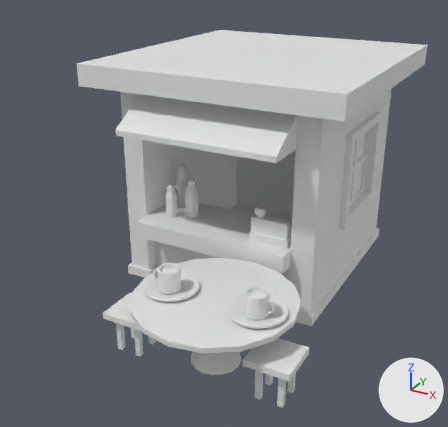
Two versions of the Blender file RAW/blender/blender_practice_2.blend, one commit apart.
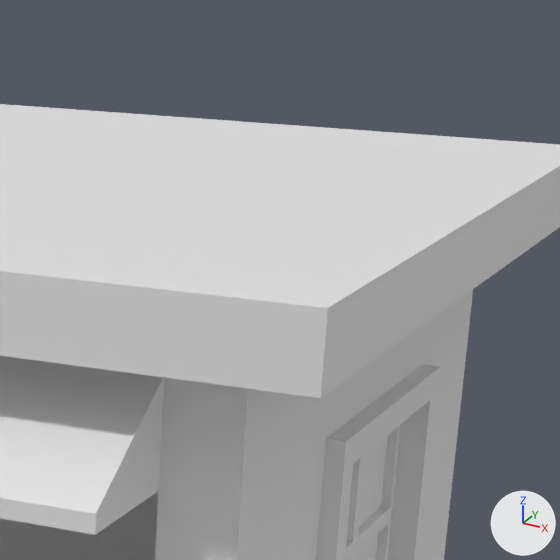
The first picture shows the older version from a 50 mm camera at (5.71, -5.71, 3.22) aimed at (3.06, -0.9, 0.81). The close-ups show both versions on the part from 55% to 93% of the width and 0% to 40% of the height of that picture; other places that the commit changed are outside them. The axes (+X, +Y, +Z) are drawn at lower right. The lights are the same throughout.
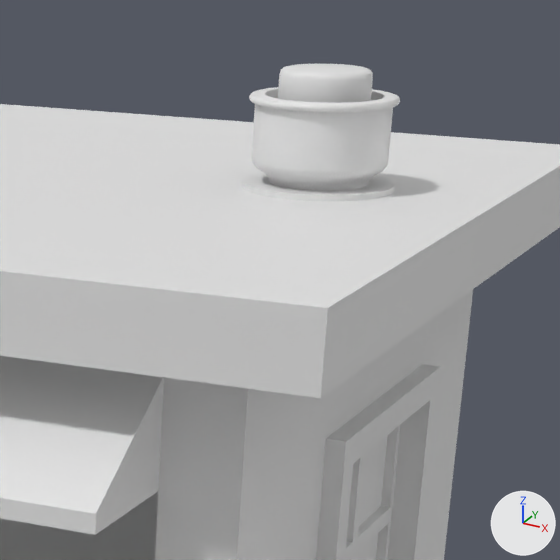
What changed in the scene script:
```text
Add me_cylinder_013:
    me_cylinder_013.from_pydata(...)  # 960 vertices, 930 faces; spans x -0.217..0.217, y -0.217..0.217, z 0.0..0.333
    me_cylinder_013.polygons.foreach_set('use_smooth', [True] * 930)
Add ob_cylinder_005:
    ob_cylinder_005 = bpy.data.objects.new('Cylinder.005', me_cylinder_013)
    ob_cylinder_005.location = (3.816, 0.088, 2.204)
```

Location of each change, [x1, y1, x2, y2] in pixels of the close-ups (560 x 560 px):
'Cylinder.005', added
    after: [242, 64, 400, 201]
